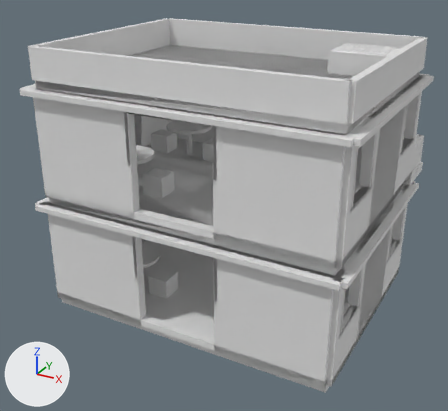
An edit to the OBJ model azure-palace-r2/Assets/terrace-restaurant-room-1.obj, drawn before and after from the same camera.
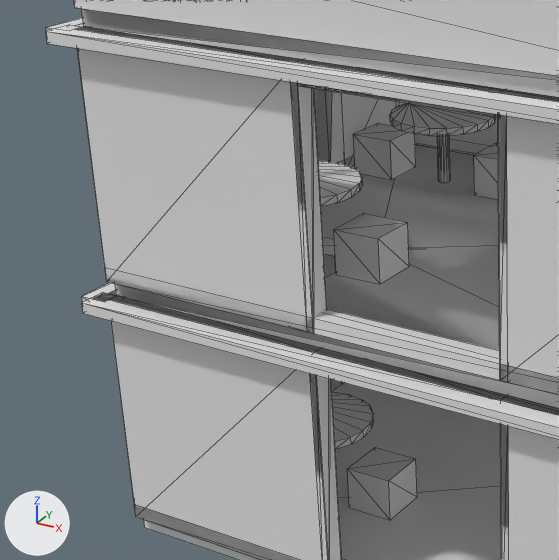
The first picture shows the older version from a camera (50 mm lens) standing at (7.45, -14.14, 9.72) and looking at (-0.3, -0.06, 2.68). The close-ups show the older and then the newer version on the part from 0% to 53% of the width and 19% to 77% of the height of that picture. Only the edits that show in the close-ups are written down. Every picture has the same lights, and +X, +Y and +Z are marked at lower left. The close-ups show mesh edges as thin lines. Where no turn or scale is listed for an object, it has been applied to the vertices.

The first close-up shows 'terrace-restaurant-room-1'.
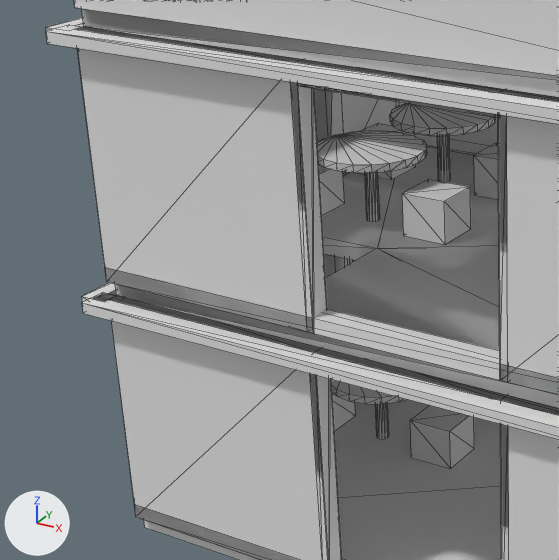
What differs and where, as boxes (x1, y1, x2, y2) in the close-ups (559 x 560 px; the box of a moved part takes in the faces that stretch with it):
part 1 of me_terrace_restaurant_room_1, moved or reshaped (not visible before): after (332, 392, 356, 431)
part 2 of me_terrace_restaurant_room_1, moved or reshaped (not visible before): after (319, 164, 345, 215)
part 3 of me_terrace_restaurant_room_1, moved or reshaped: before (332, 392, 374, 449); after (331, 379, 407, 404)
part 4 of me_terrace_restaurant_room_1, moved or reshaped: before (318, 161, 362, 206); after (317, 130, 427, 173)
part 5 of me_terrace_restaurant_room_1, moved or reshaped (not visible before): after (375, 404, 389, 439)
part 6 of me_terrace_restaurant_room_1, moved or reshaped (not visible before): after (365, 172, 380, 222)
part 7 of me_terrace_restaurant_room_1, moved or reshaped: before (347, 447, 417, 520); after (410, 406, 474, 469)
part 8 of me_terrace_restaurant_room_1, moved or reshaped: before (334, 214, 409, 284); after (402, 179, 471, 245)

The change, as a diff of the scene's bpy script:
```diff
--- a/azure-palace-r2/Assets/terrace-restaurant-room-1.obj.py
+++ b/azure-palace-r2/Assets/terrace-restaurant-room-1.obj.py
@@ me_terrace_restaurant_room_1 @@
 me_terrace_restaurant_room_1.from_pydata(...)  # 1976 vertices, 3548 faces; spans x -4.34..4.34, y -3.34..4.48, z 0.0..7.22
 # used by ob_terrace_restaurant_room_1; location = (0.0, 0.0, 0.0)
+# me_terrace_restaurant_room_1 part 1: the loose piece of 8 vertices spanning x -3.75..-3.15, y -1.7..-1.1, z 0.22..0.77 is moved by (0.0, 1.4, 0.0)
+# me_terrace_restaurant_room_1 part 2: the loose piece of 8 vertices spanning x -3.75..-3.15, y -1.7..-1.1, z 3.32..3.87 is moved by (0.0, 1.4, 0.0)
+# me_terrace_restaurant_room_1 part 3: the loose piece of 40 vertices spanning x -3.2..-1.8, y -2.1..-0.7, z 1.07..1.17 is moved by (0.0, 1.4, 0.0)
+# me_terrace_restaurant_room_1 part 4: the loose piece of 40 vertices spanning x -3.2..-1.8, y -2.1..-0.7, z 4.17..4.27 is moved by (0.0, 1.4, 0.0)
+# me_terrace_restaurant_room_1 part 5: the loose piece of 24 vertices spanning x -2.58..-2.42, y -1.48..-1.32, z 0.22..1.07 is moved by (0.0, 1.4, 0.0)
+# me_terrace_restaurant_room_1 part 6: the loose piece of 24 vertices spanning x -2.58..-2.42, y -1.48..-1.32, z 3.32..4.17 is moved by (0.0, 1.4, 0.0)
+# me_terrace_restaurant_room_1 part 7: the loose piece of 8 vertices spanning x -1.85..-1.25, y -1.7..-1.1, z 0.22..0.77 is moved by (0.0, 1.4, 0.0)
+# me_terrace_restaurant_room_1 part 8: the loose piece of 8 vertices spanning x -1.85..-1.25, y -1.7..-1.1, z 3.32..3.87 is moved by (0.0, 1.4, 0.0)
```
